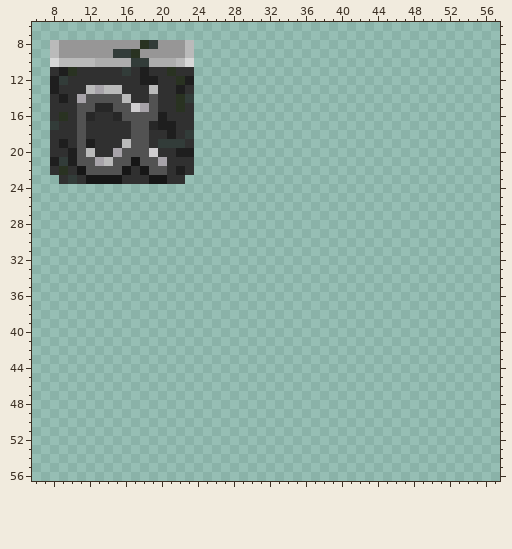
Edited in one commit: pixel-art file (Screenshots/letter_tileset.aseprite). The picture above was drawn from the file before the commit.
64x64 pixels, 1 frame. Colours within 5 levels of each other are drawn and written as one. Shown: x 6..57, y 6..56.
After:
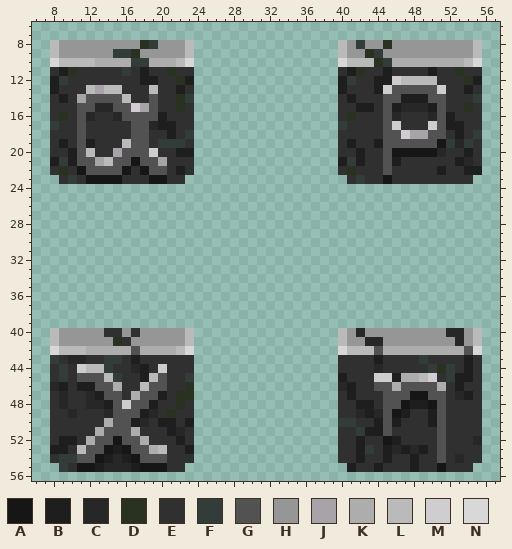
Palette (. is transparent): A #161616  B #1e1e1e  C #272727  D #293221  E #303030  F #323c39  G #525252  H #979696  J #a7a3a9  K #adadad  L #bababa  M #cfcdcf  N #d8d8d8
Log entry: all 4 letters from lvl 1 added
What changed:
Layer "Layer 1":
y 8: x 40..55 ................ -> LHFHHDHHHHHHHHHL
y 9: x 40..55 ................ -> LHHDFHHHHHHHHHHL
y 10: x 40..55 ................ -> NLLLDFKKKKKKKKLN
y 11: x 40..55 ................ -> EBDEEBEEEEBEEDEE
y 12: x 40..55 ................ -> BFEEBBMLLLLEEEDB
y 13: x 40..55 ................ -> BEEEBMGGGGGMEEBE
y 14: x 40..55 ................ -> EBEEEGGBBBGGEEEF
y 15: x 40..55 ................ -> EEBBEGBCCCBGEEDE
y 16: x 40..55 ................ -> EDEEEGCEEECGBEEE
y 17: x 40..55 ................ -> FEEEEGMEEEMGBBEE
y 18: x 40..55 ................ -> EEEEEGGMJJGGEBEF
y 19: x 40..55 ................ -> EBEEBGGGGGGAFCFE
y 20: x 40..55 ................ -> EEBEEGAAAAACEEBE
y 21: x 40..55 ................ -> BFBEEGBEEEEEEBCE
y 22: x 40..55 ................ -> EDEEEGEEEEEBEEBB
y 23: x 41..54 .............. -> EFEEAEEEEEEEEE
y 40: x 8..23 ................ -> LHHHHHEEHEHHHHHL; x 40..55 ................ -> LHCHHHHHHHHHCCHL
y 41: x 8..23 ................ -> LHHHHHHDEHHHHHHL; x 40..55 ................ -> LHHCCHHHHHHHHCHL
y 42: x 8..23 ................ -> NLLLKKKKKGKKKKLN; x 40..55 ................ -> NLLLGKKKKKKKKKGN
y 43: x 8..23 ................ -> FECCEEFFEBEEEEEE; x 40..55 ................ -> EEEEBEEEEFEEEEBE
y 44: x 8..23 ................ -> EFEMLLFEECBEMEEE; x 40..55 ................ -> EEEECEEEEEFDFEBE
y 45: x 8..23 ................ -> EFEGGGLFEEBLGEEF; x 40..55 ................ -> BEEEMMBKKLMEFBBE
y 46: x 8..23 ................ -> CBEBBGGKEELGGEED; x 40..55 ................ -> CBEEGGKGGGGKEBEE
y 47: x 8..23 ................ -> ECEECBGGEKGGBEDD; x 40..55 ................ -> EBEEEGGGAAGGECBE
y 48: x 8..23 ................ -> ECEECCBGMGGBEEDE; x 40..55 ................ -> EEBBEGGABBAGEEEE
y 49: x 8..23 ................ -> EECEEECGGGBCEDEE; x 40..55 ................ -> EECBCGABEEBGEEEE
y 50: x 8..23 ................ -> EEEEEEKGGBCEBBEB; x 40..55 ................ -> FFEEBGBEEEBGEEEE
y 51: x 8..23 ................ -> EEEEEKGGGKEEEBCE; x 40..55 ................ -> EEFBBGEEEEEGEEEE
y 52: x 8..23 ................ -> EBBEKGGAGGKEEEBE; x 40..55 ................ -> EEBEEABEEEEGEEEC
y 53: x 8..23 ................ -> BBELGGABAGGKLEEB; x 40..55 ................ -> EEBFEBCBCBEGEEEE
y 54: x 8..23 ................ -> EFFGGABCBAGGGEEE; x 40..55 ................ -> EEBEEBEEBEEGECEE
y 55: x 9..22 .............. -> FEAABCCCBAAAEE; x 41..54 .............. -> BEEBEEEBEEAEEE
Boxes around the changes in both pictures, in picture pixels (x1, y1, x2, y2):
added: (338, 40, 482, 184)
added: (50, 328, 194, 472)
added: (338, 328, 482, 472)
